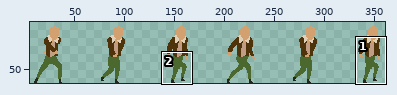
Sprite sheet: Ghost Ship/Assets/Sprites/player_walk-Sheet.png. The picture above shows the old version from afar; the outline marks the close-up.
Close-up. First the earlier version:
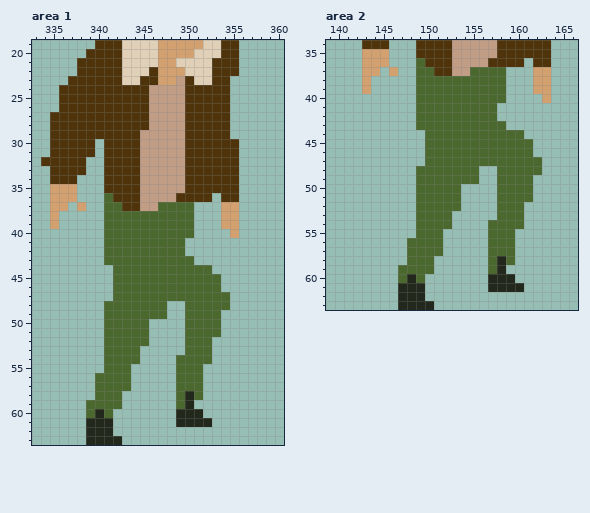
The file is 384x64 pixels. Shown: area 1: x 333..360, y 19..63; area 2: x 139..166, y 34..63. The old version is drawn lined up with the new one. The wide view leaves out empty margins.
After:
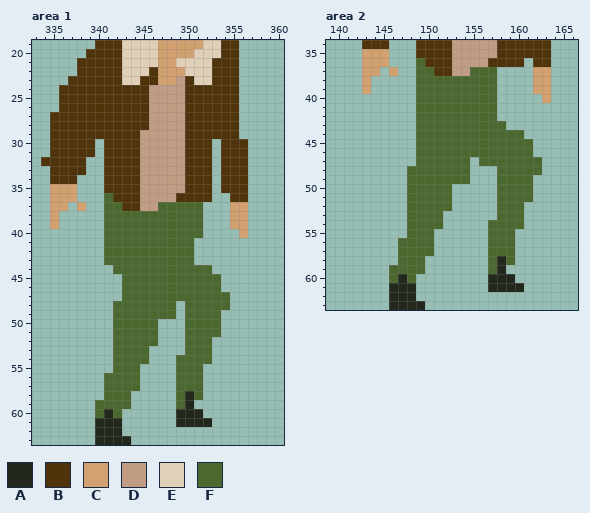
Palette (. is transparent): A #22281c  B #4f330a  C #d3a06f  D #c19d85  E #e0d0b8  F #4b692f
Change:
whole drawing moved by -5,+0 (the old picture is shown already moved)
Area 1:
y 23..29: x 355 . -> B
y 30..35: x 353 B -> .; x 356 . -> B
y 36: x 354 B -> .; x 356 . -> B
y 37..39: x 351 . -> F; x 354 C -> .; x 356 . -> C
y 40: x 351 . -> F; x 355..356 C. -> .C
y 41..42: x 350 . -> F
y 45..47: x 342 F -> .
y 48..49: x 341 F -> .; x 348 . -> F
y 50..52: x 341 F -> .; x 346 . -> F
y 53..54: x 341 F -> .; x 345 . -> F
y 55: x 341 F -> .; x 344 . -> F
y 56..57: x 340 F -> .; x 344 . -> F
y 58: x 340 F -> .; x 343 . -> F
y 59: x 339 F -> .; x 343 . -> F
y 60: x 339..342 FAF. -> .FAF
y 61..62: x 339 A -> .; x 342 . -> A
y 63: x 339 A -> .; x 343 . -> A
Area 2:
y 37..40: x 158 F -> .
y 44..46: x 149 . -> F
y 47: x 149 . -> F; x 155 F -> .
y 48..49: x 148 . -> F; x 155 F -> .
y 50..52: x 148 . -> F; x 153 F -> .
y 53..54: x 148 . -> F; x 152 F -> .
y 55: x 148 . -> F; x 151 F -> .
y 56..57: x 147 . -> F; x 151 F -> .
y 58: x 147 . -> F; x 150 F -> .
y 59: x 146 . -> F; x 150 F -> .
y 60: x 146..149 .FAF -> FAF.
y 61..62: x 146 . -> A; x 149 A -> .
y 63: x 146 . -> A; x 150 A -> .
